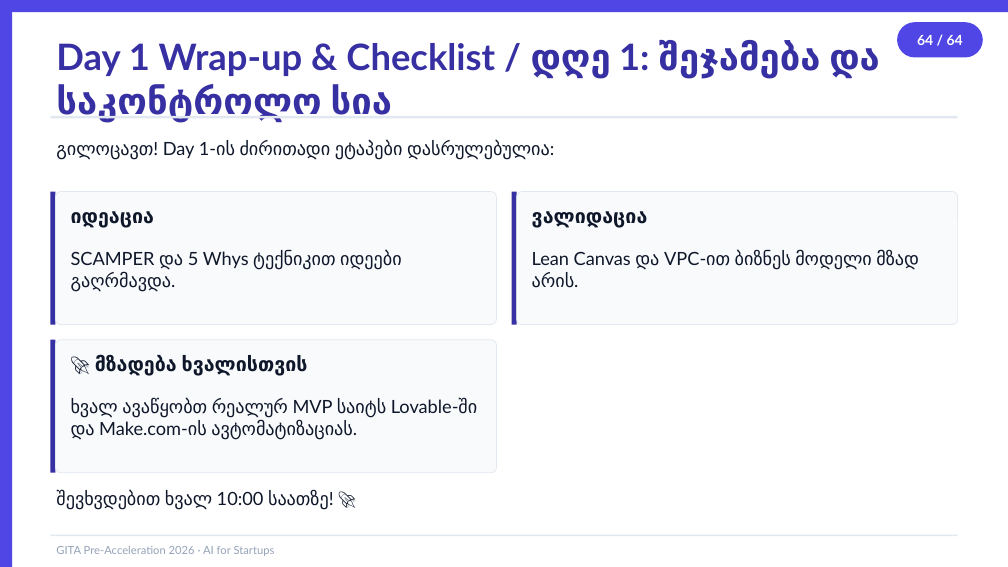
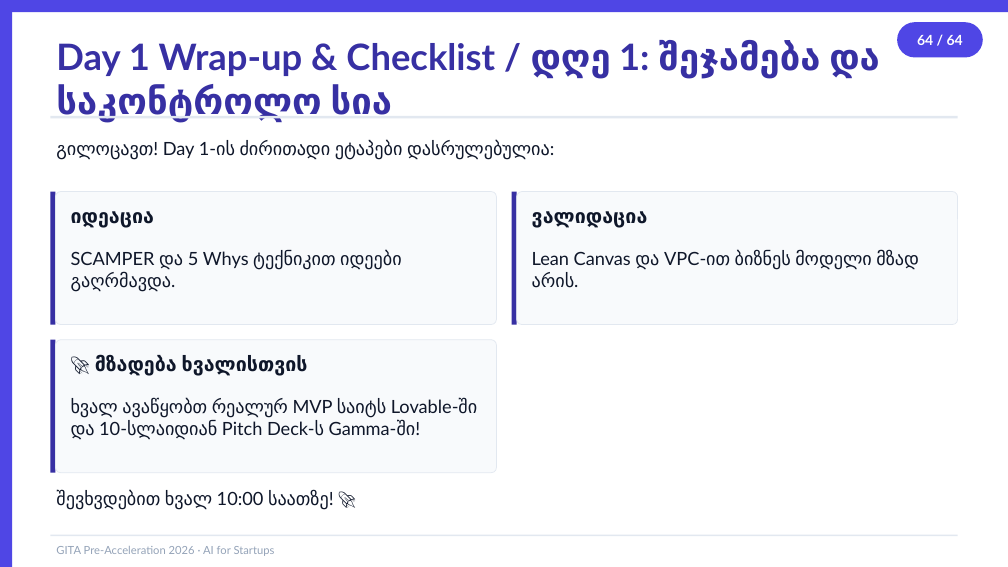
Before and after one commit to basilaia123/ai2026, a slide deck: slide 64 of GITA/Pre-Acceleration/2026-5h-AI-for-Startups/day1-slides.pptx. Drawn at 1008x567 pixels with LibreOffice and Linux fonts; fonts in the diff are those of the drawing. Boxes give left, top, right and bottom in pixels: in the first picture for what was removed or moved away, otherwise in the second. Text is boxed around its words. In the diff, an @@ line names an element or a change of style, - is before the commit and + after.

```diff
--- a/GITA/Pre-Acceleration/2026-5h-AI-for-Startups/day1-slides.pptx
+++ b/GITA/Pre-Acceleration/2026-5h-AI-for-Startups/day1-slides.pptx
@@ text at (71,398,477,439): text changed @@
-ხვალ ავაწყობთ რეალურ MVP საიტს Lovable-ში და Make.com-ის ავტომატიზაციას.
+ხვალ ავაწყობთ რეალურ MVP საიტს Lovable-ში და 10-სლაიდიან Pitch Deck-ს Gamma-ში!
```
Also in this commit, not shown: 11 other slides changed, 52 other files.
